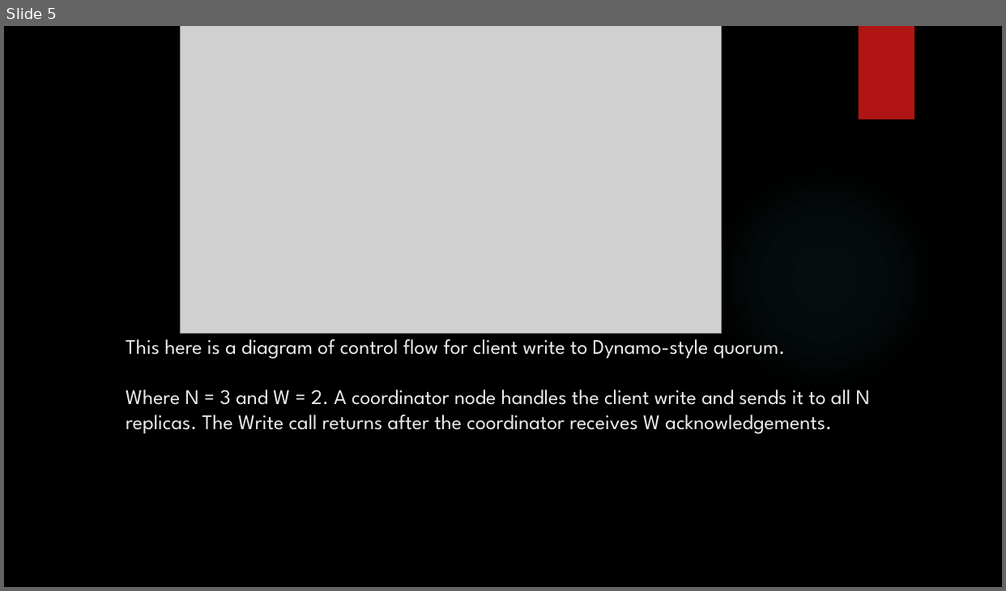
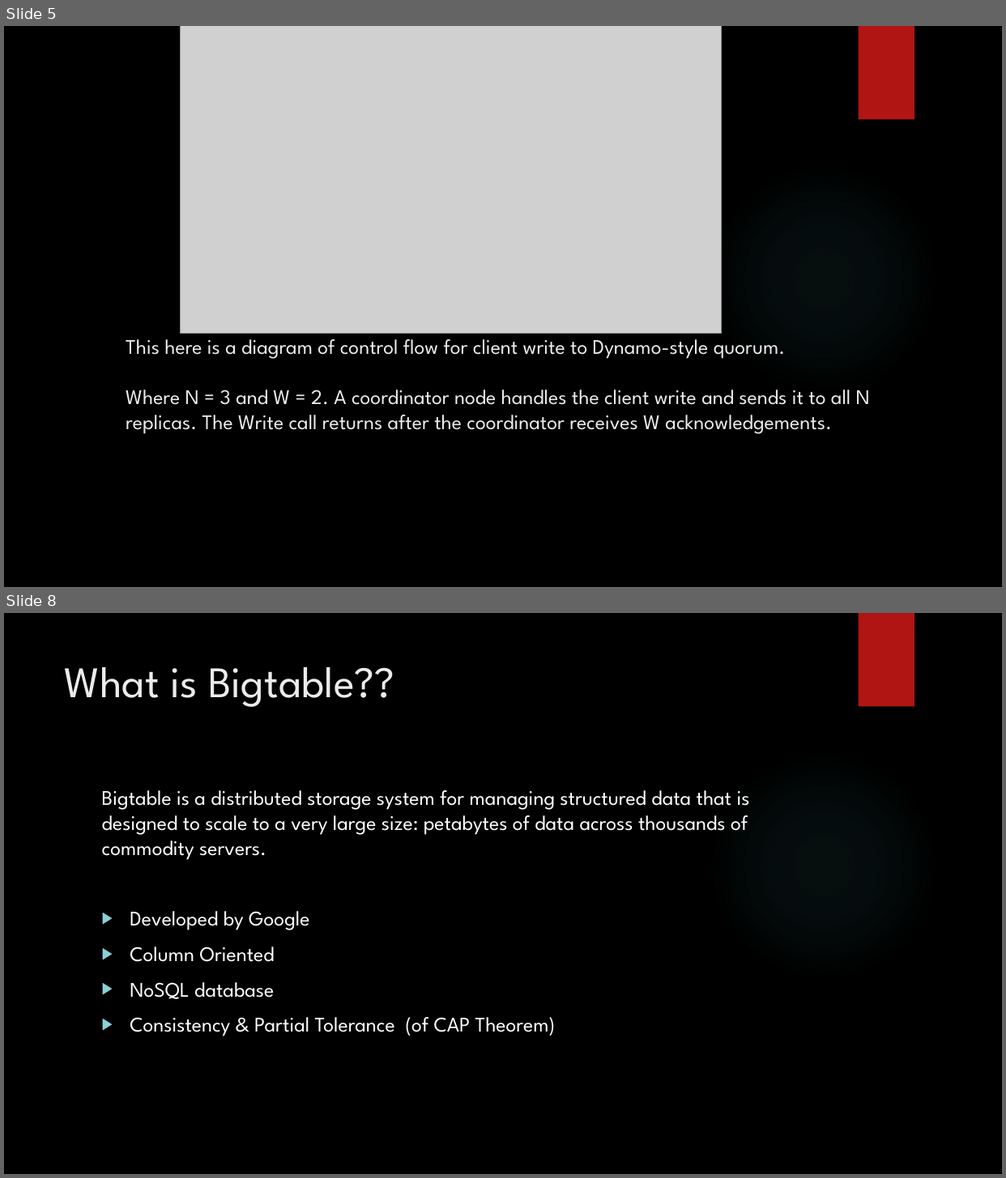
Before and after one commit to MaxWOU/cs364pptx, a slide deck: group6slidshow.pptx. Shown one above the other, each under a label of ours: slide 5 before the commit, slides 5 and 8 after it; the slides between them are not shown. The pictures are 1006x591 and 1006x1178 pixels, drawn with LibreOffice and Linux fonts; fonts in the diff are those of the drawing; grey boxes stand for pictures; background and template pictures are left out. Boxes give left, top, right and bottom in pixels: in the first picture for what was removed or moved away, otherwise in the second. Text is boxed around its words. In the diff, an @@ line names an element or a change of style, - is before the commit and + after.

```diff
--- a/group6slidshow.pptx
+++ b/group6slidshow.pptx
@@ slide 8 added at box(4, 613, 1002, 1174), background picture (left out); not listed: 2 template elements that a slide beside it also shows @@
@@ title added at box(65, 667, 394, 707), 42 pt, text #EBEBEB @@
+What is Bigtable??
@@ text added at box(102, 790, 750, 1037), 20 pt, text #FFFFFF @@
+Bigtable is a distributed storage system for managing structured data that is designed to scale to a very large size: petabytes of data across thousands of commodity servers.
+▶ Developed by Google
+▶ Column Oriented
+▶ NoSQL database
+▶ Consistency & Partial Tolerance (of CAP Theorem)
```
Also in this commit, not shown: 2 slides changed, 5 other slides added.
